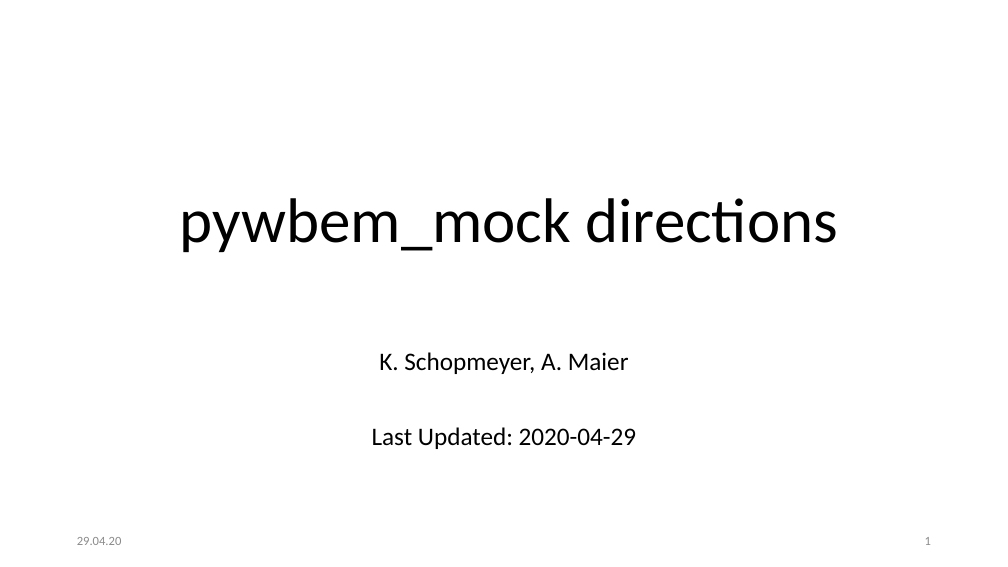
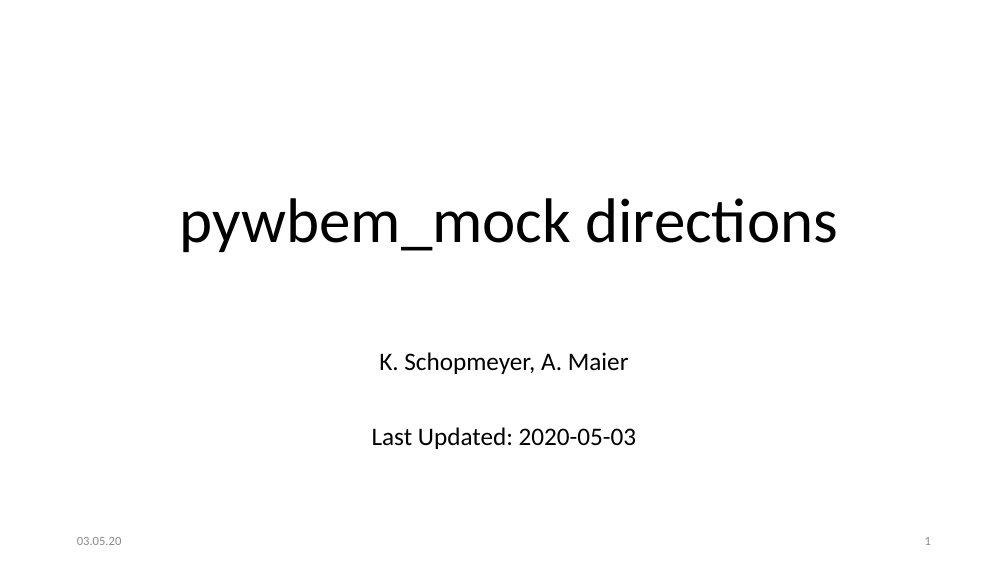
Before and after one commit to pywbem/pywbem, a slide deck: slide 1 of design/RepositoryStructure.pptx. Drawn at 1008x567 pixels with LibreOffice and Linux fonts; fonts in the diff are those of the drawing. Boxes give left, top, right and bottom in pixels: in the first picture for what was removed or moved away, otherwise in the second. Text is boxed around its words. In the diff, an @@ line names an element or a change of style, - is before the commit and + after.

```diff
--- a/design/RepositoryStructure.pptx
+++ b/design/RepositoryStructure.pptx
@@ subtitle at [372,427,637,449]: text changed @@
-Last Updated: 2020-04-29
+Last Updated: 2020-05-03
@@ text at [77,537,122,545]: text changed @@
-29.04.20
+03.05.20
```
Also in this commit, not shown: 22 other slides changed, 1 slide added.
